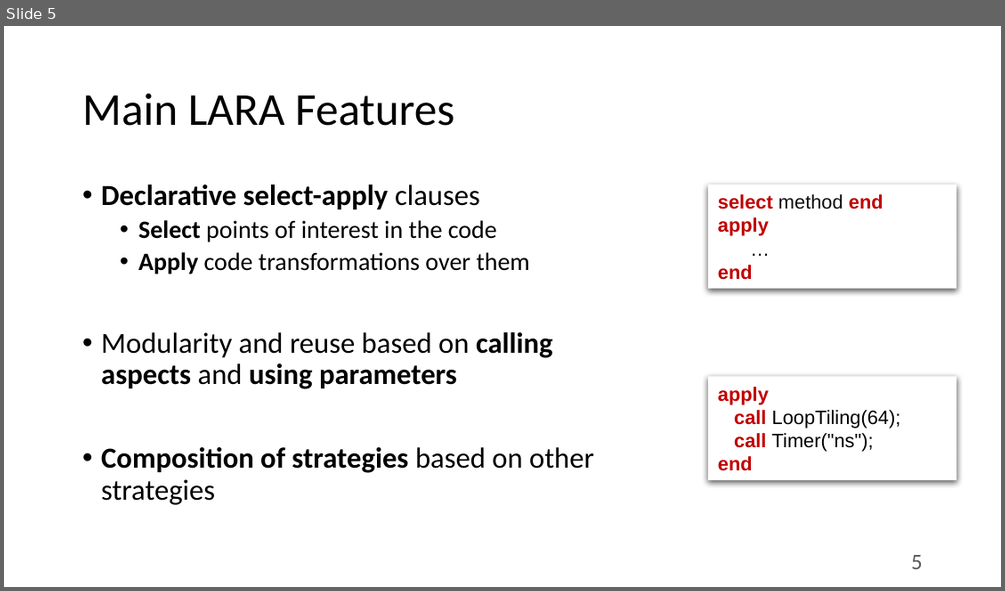
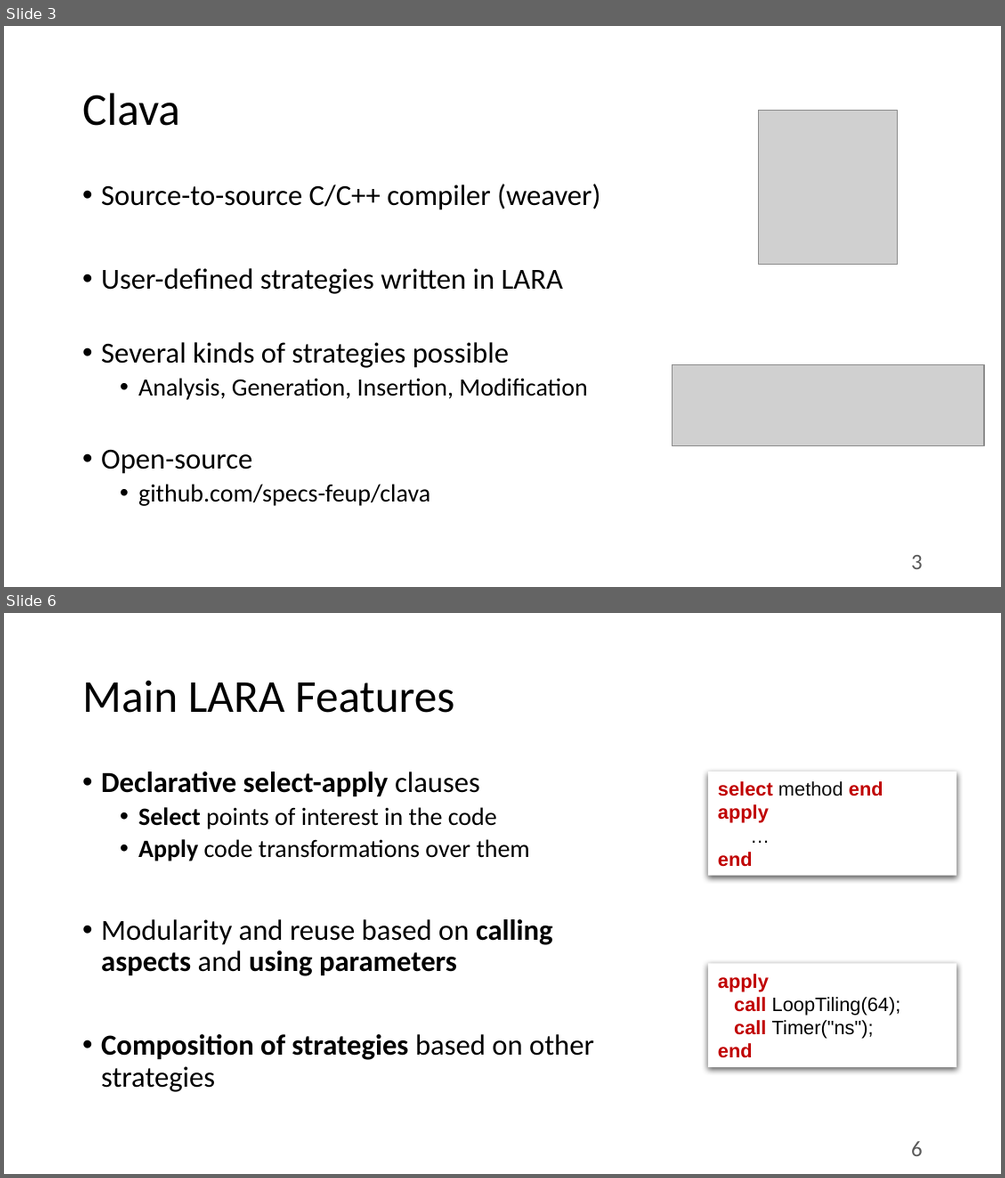
Before and after one commit to specs-feup/specs-lara, a slide deck: Tutorial-2018-INDIN/Clava-Tutorial.pptx. Shown one above the other, each under a label of ours: slide 5 before the commit, slides 3 and 6 after it; the slides between them are not shown. The pictures are 1005x591 and 1005x1178 pixels, drawn with LibreOffice and Linux fonts; fonts in the diff are those of the drawing; grey boxes stand for pictures. Boxes give left, top, right and bottom in pixels: in the first picture for what was removed or moved away, otherwise in the second. Text is boxed around its words. In the diff, an @@ line names an element or a change of style, - is before the commit and + after.

```diff
--- a/Tutorial-2018-INDIN/Clava-Tutorial.pptx
+++ b/Tutorial-2018-INDIN/Clava-Tutorial.pptx
@@ slide 3 added at box(4, 26, 1001, 587), background #FFFFFF @@
@@ title added at box(82, 93, 180, 126), 33 pt, text #000000 @@
+Clava
@@ picture added at box(759, 110, 898, 264) @@
@@ text added at box(101, 184, 600, 506), 21 pt, text #000000 @@
+• Source-to-source C/C++ compiler (weaver)
+• User-defined strategies written in LARA
+• Several kinds of strategies possible
+  • Analysis, Generation, Insertion, Modification
+• Open-source
+  • github.com/specs-feup/clava
@@ picture added at box(672, 365, 984, 447) @@
@@ page number added at box(911, 555, 922, 569), 16 pt, text #595959 @@
+3
@@ what was slide 5 is now slide 6 @@
@@ page number at box(911, 1141, 922, 1156): text changed @@
-5
+6
```
Also in this commit, not shown: 9 slides changed, 9 other slides added, 2 slides removed, 5 other files.
